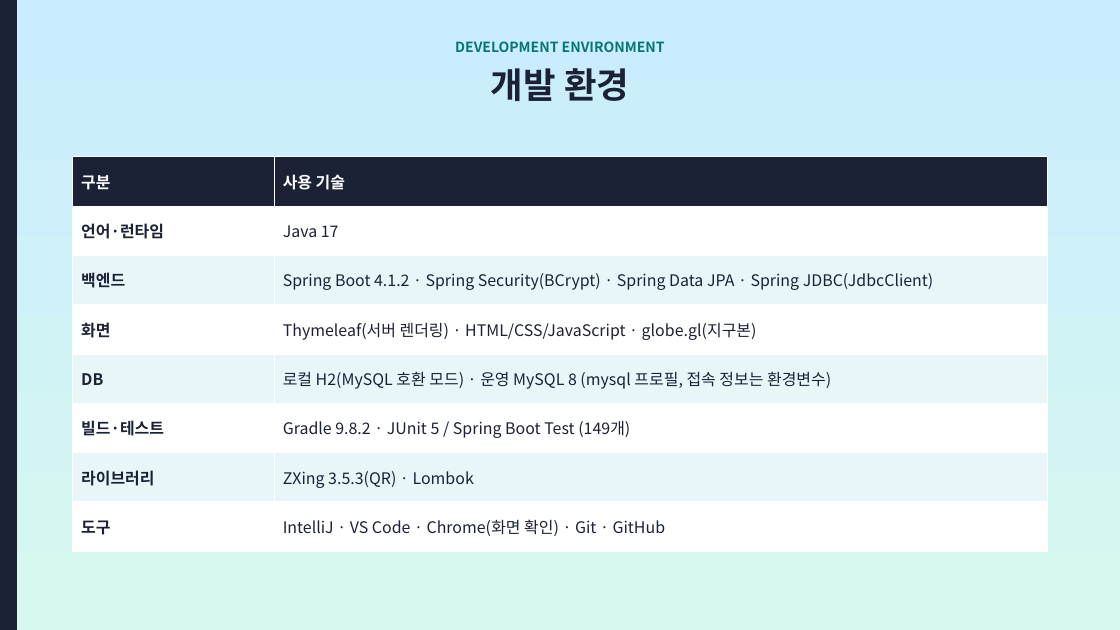
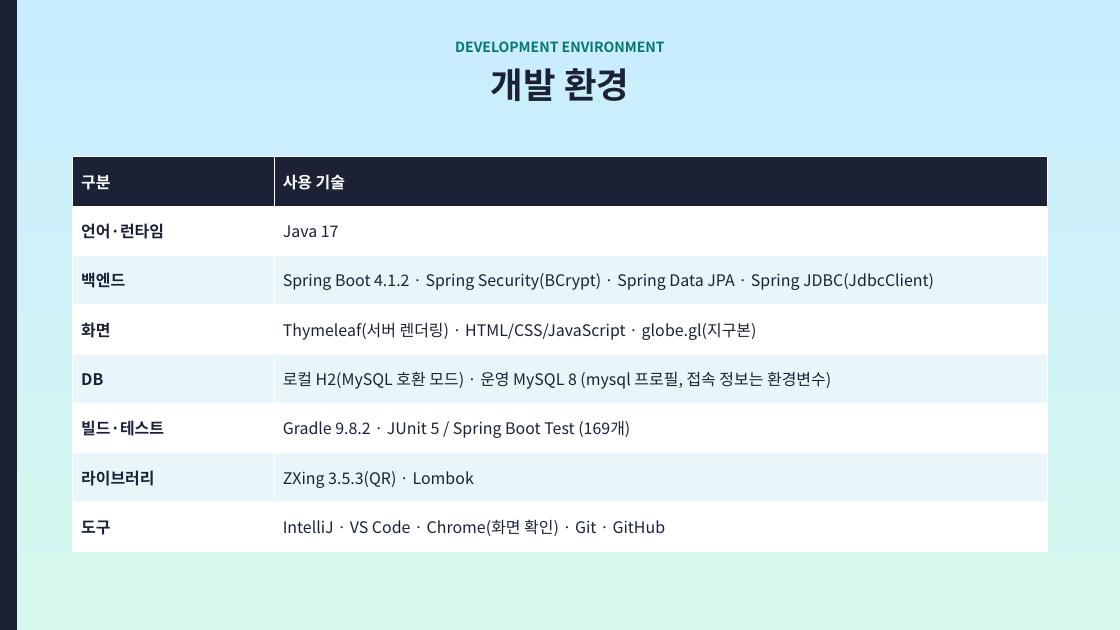
Before and after one commit to ho8566z/nado-gam_word, a slide deck: slide 26 of ppt_output/나도감_발표.pptx. Drawn at 1120x630 pixels with LibreOffice and Linux fonts; fonts in the diff are those of the drawing. Boxes give left, top, right and bottom in pixels: in the first picture for what was removed or moved away, otherwise in the second. Text is boxed around its words. In the diff, an @@ line names an element or a change of style, - is before the commit and + after.

```diff
--- a/ppt_output/나도감_발표.pptx
+++ b/ppt_output/나도감_발표.pptx
@@ table at bbox=[73, 157, 1047, 551] @@
-row 6, column 2: Gradle 9.8.2 · JUnit 5 / Spring Boot Test (149개)
+row 6, column 2: Gradle 9.8.2 · JUnit 5 / Spring Boot Test (169개)
```
Also in this commit, not shown: 12 other slides changed, 6 other files.
